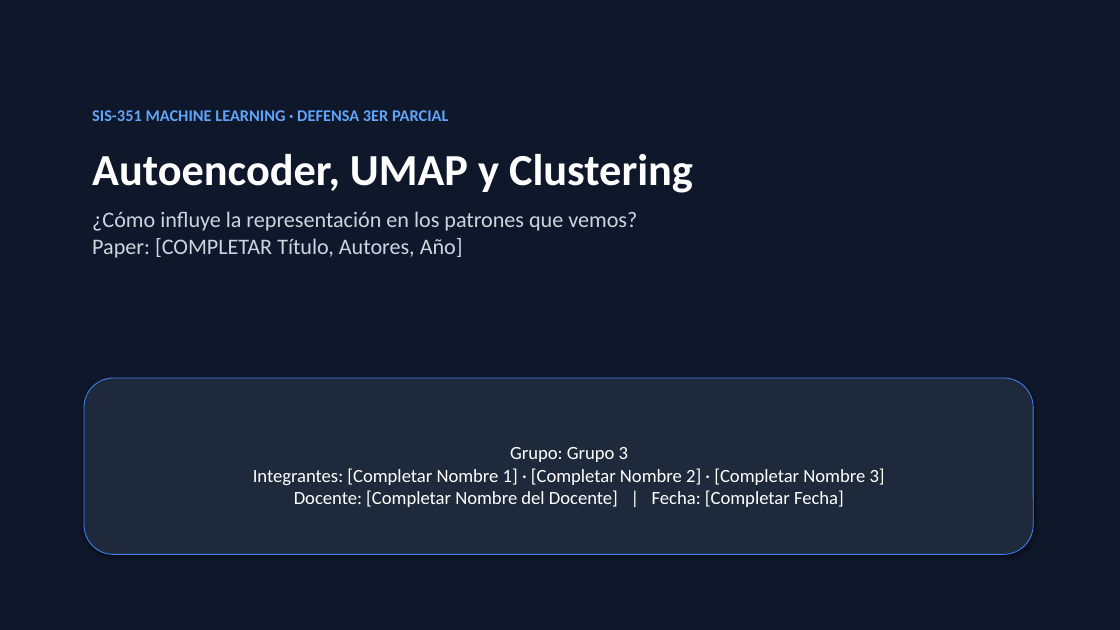
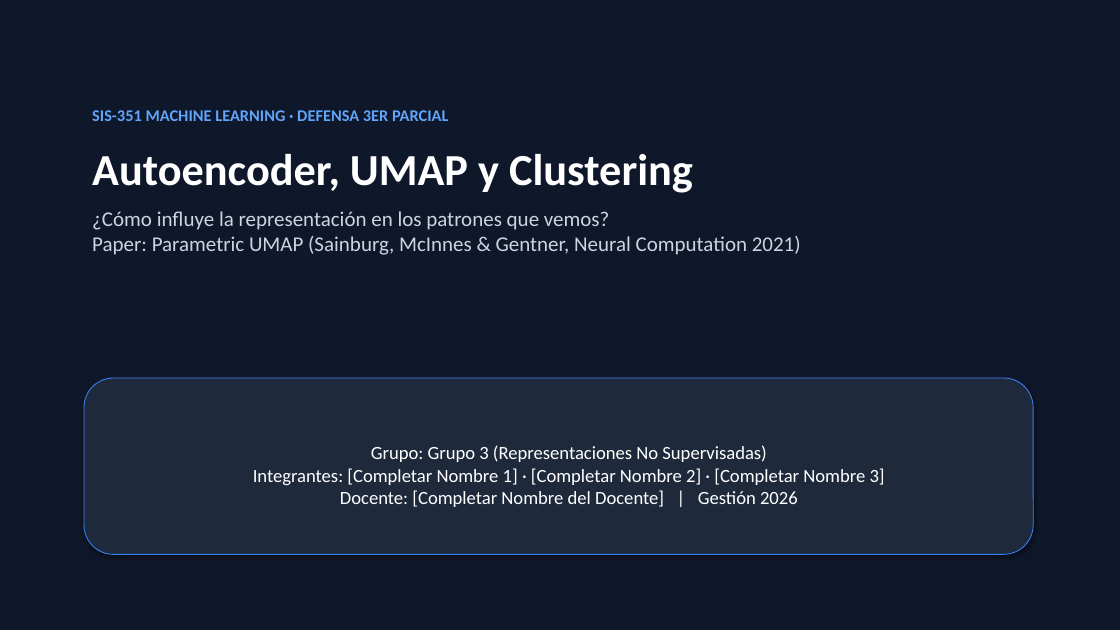
Before and after one commit to SeverichAxl/Autoencoder_UMAP_Clustering, a slide deck: slide 1 of entregables/Presentacion_Grupo3_Autoencoder_UMAP.pptx. Drawn at 1120x630 pixels with LibreOffice and Linux fonts; fonts in the diff are those of the drawing. Boxes give left, top, right and bottom in pixels: in the first picture for what was removed or moved away, otherwise in the second. Text is boxed around its words. In the diff, an @@ line names an element or a change of style, - is before the commit and + after.

Commit message:
feat: completar datos oficiales del paper Parametric UMAP (Sainburg et al., 2021) en informe, diapositivas y preguntas

```diff
--- a/entregables/Presentacion_Grupo3_Autoencoder_UMAP.pptx
+++ b/entregables/Presentacion_Grupo3_Autoencoder_UMAP.pptx
@@ text at <box>92,211,801,255</box>: text changed; size 19 to 18 pt @@
-¿Cómo influye la representación en los patrones que vemos?
-Paper: [COMPLETAR Título, Autores, Año]
+¿Cómo influye la representación en los patrones que vemos?
+Paper: Parametric UMAP (Sainburg, McInnes & Gentner, Neural Computation 2021)
@@ text in rounded rectangle at <box>253,445,885,507</box>: text changed @@
-Grupo: Grupo 3
-Integrantes: [Completar Nombre 1] · [Completar Nombre 2] · [Completar Nombre 3]
-Docente: [Completar Nombre del Docente] | Fecha: [Completar Fecha]
+Grupo: Grupo 3 (Representaciones No Supervisadas)
+Integrantes: [Completar Nombre 1] · [Completar Nombre 2] · [Completar Nombre 3]
+Docente: [Completar Nombre del Docente] | Gestión 2026
```
Also in this commit, not shown: 9 other slides changed, 1 slide added, 1 slide removed, 8 other files.
